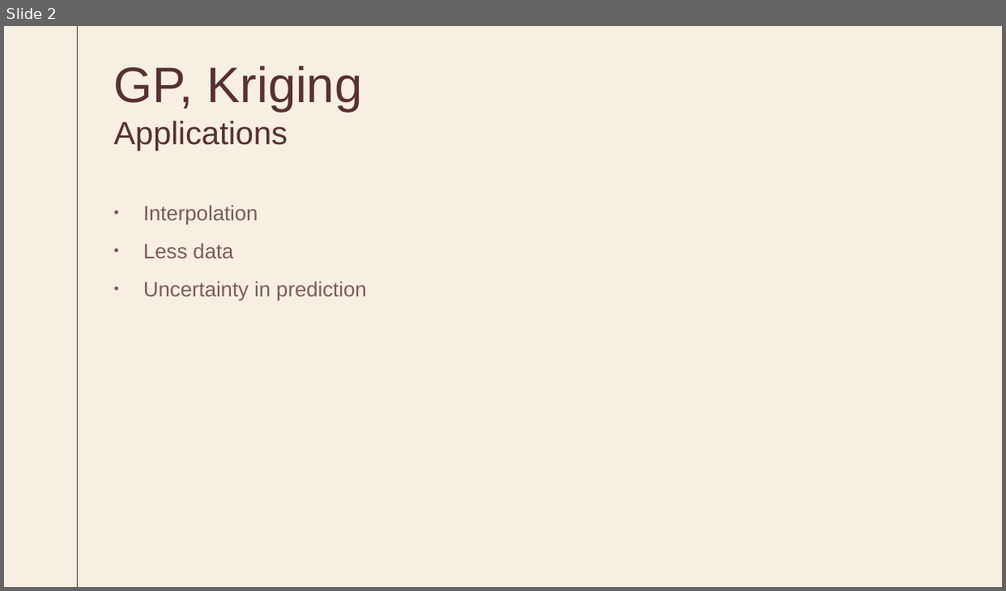
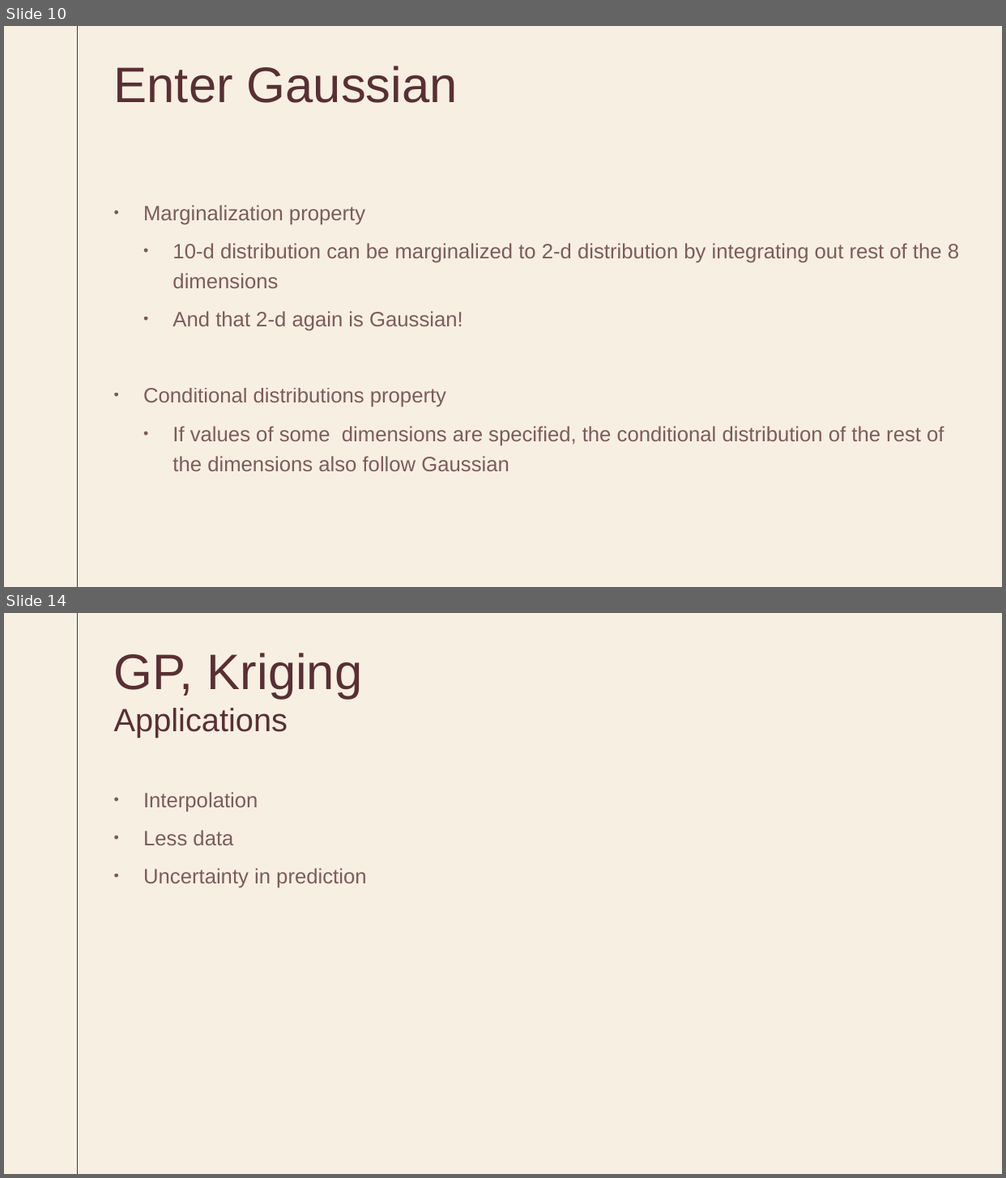
Before and after one commit to SarnathK/gp_tutorial, a slide deck: GP.pptx. Shown one above the other, each under a label of ours: slide 2 before the commit, slides 10 and 14 after it; the slides between them are not shown. The pictures are 1006x591 and 1006x1178 pixels, drawn with LibreOffice and Linux fonts; fonts in the diff are those of the drawing. Boxes give left, top, right and bottom in pixels: in the first picture for what was removed or moved away, otherwise in the second. Text is boxed around its words. In the diff, an @@ line names an element or a change of style, - is before the commit and + after.

```diff
--- a/GP.pptx
+++ b/GP.pptx
@@ slide 10 added at (4, 26, 1002, 587), background #F8EFE3; not listed: 1 template element that a slide beside it also shows @@
@@ title added at (114, 66, 458, 103), 48 pt, text #592F34 @@
+Enter Gaussian
@@ text added at (143, 205, 959, 472), 20 pt, text #592F34 at 77% opacity @@
+• Marginalization property
+  • 10-d distribution can be marginalized to 2-d distribution by integrating out rest of the 8 dimensions
+  • And that 2-d again is Gaussian!
+• Conditional distributions property
+  • If values of some dimensions are specified, the conditional distribution of the rest of the dimensions also follow Gaussian
@@ what was slide 2 is now slide 14 @@
```
Also in this commit, not shown: 3 slides changed, 10 other slides added, 4 slides removed, 1 other file.
